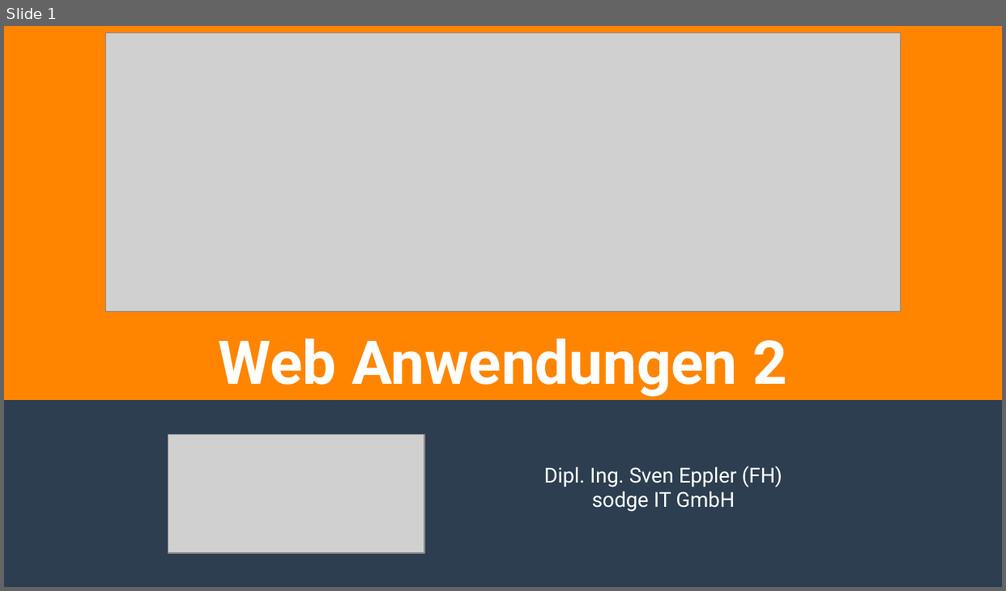
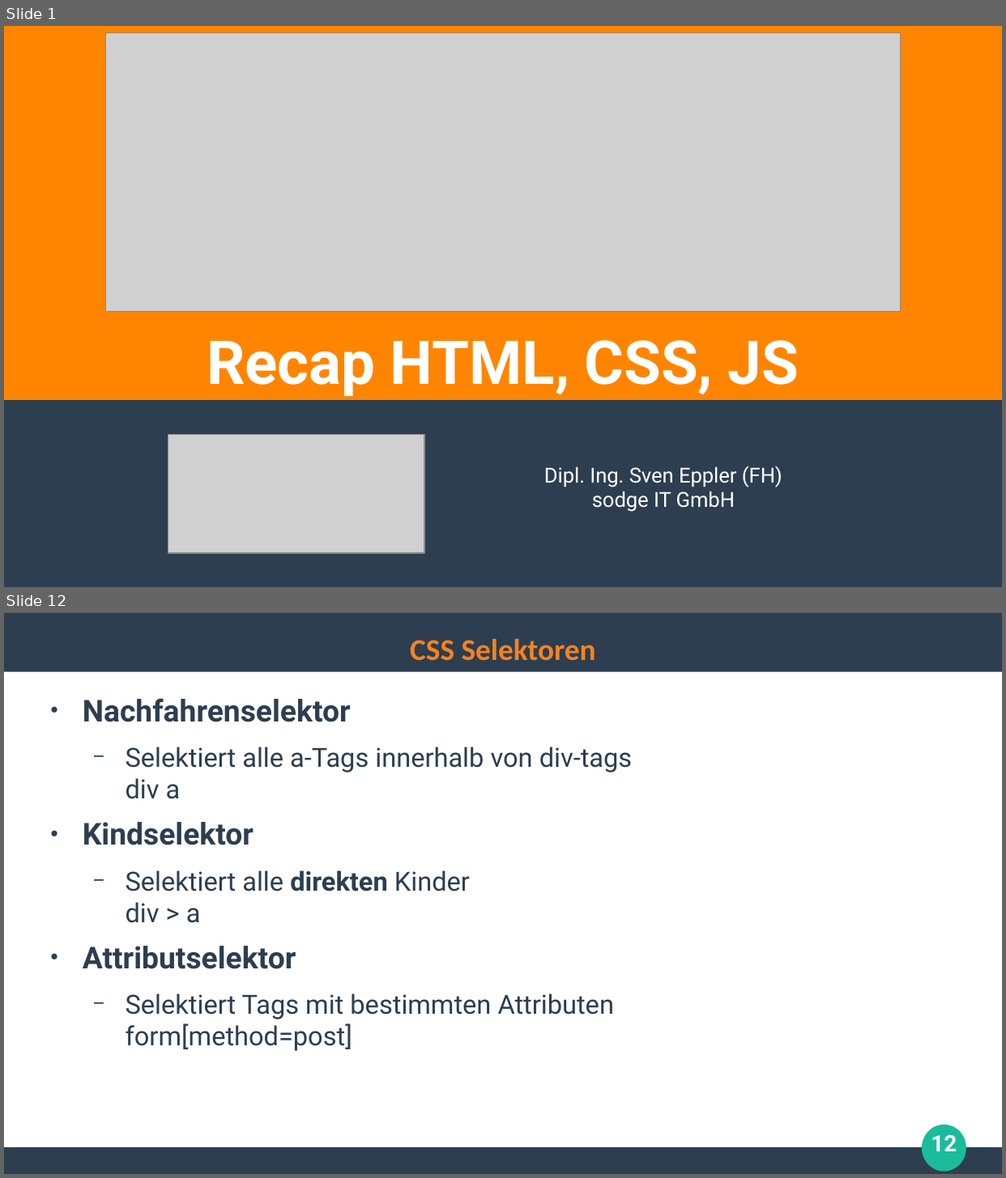
Before and after one commit to ghandmann/HS-AlbSig-WebAnwendungen2, a slide deck: Kapitel/01_Recap_HTML_CSS_JS.odp. Shown one above the other, each under a label of ours: slide 1 before the commit, slides 1 and 12 after it; the slides between them are not shown. The pictures are 1006x591 and 1006x1178 pixels, drawn with LibreOffice and Linux fonts; fonts in the diff are those of the drawing; grey boxes stand for pictures. Boxes give left, top, right and bottom in pixels: in the first picture for what was removed or moved away, otherwise in the second. Text is boxed around its words. In the diff, an @@ line names an element or a change of style, - is before the commit and + after.

```diff
--- a/Kapitel/01_Recap_HTML_CSS_JS.odp
+++ b/Kapitel/01_Recap_HTML_CSS_JS.odp
@@ slide 12 added at (x1=4, y1=613, x2=1002, y2=1174), background #FFFFFF @@
@@ rectangle added at (x1=4, y1=613, x2=1002, y2=672), fill #2C3E50 @@
@@ title added at (x1=410, y1=639, x2=596, y2=661), 24 pt, text #F58220, bold @@
+CSS Selektoren
@@ text added at (x1=83, y1=698, x2=633, y2=1051), 21 pt, text #2C3E50 @@
+● Nachfahrenselektor
+  − Selektiert alle a-Tags innerhalb von div-tags
+    div a
+● Kindselektor
+  − Selektiert alle direkten Kinder
+    div > a
+● Attributselektor
+  − Selektiert Tags mit bestimmten Attributen
+    form[method=post]
@@ ellipse added at (x1=923, y1=1125, x2=966, y2=1172), fill #1ABC9C @@
@@ page number added at (x1=931, y1=1135, x2=957, y2=1152), 18 pt, text #FFFFFF, bold @@
+12
@@ rectangle added at (x1=4, y1=1148, x2=1002, y2=1174), fill #2C3E50 @@
@@ slide 1 changed as well @@
@@ title at (x1=206, y1=340, x2=799, y2=396): text changed @@
-Web Anwendungen 2
+Recap HTML, CSS, JS
```
Also in this commit, not shown: 23 other slides added, 2 slides removed, 7 other files.
